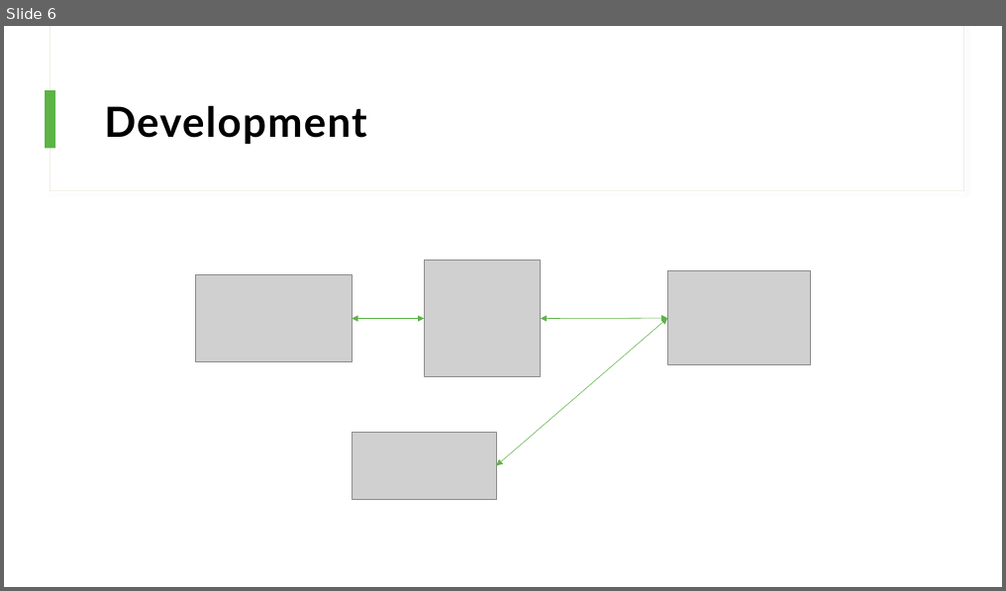
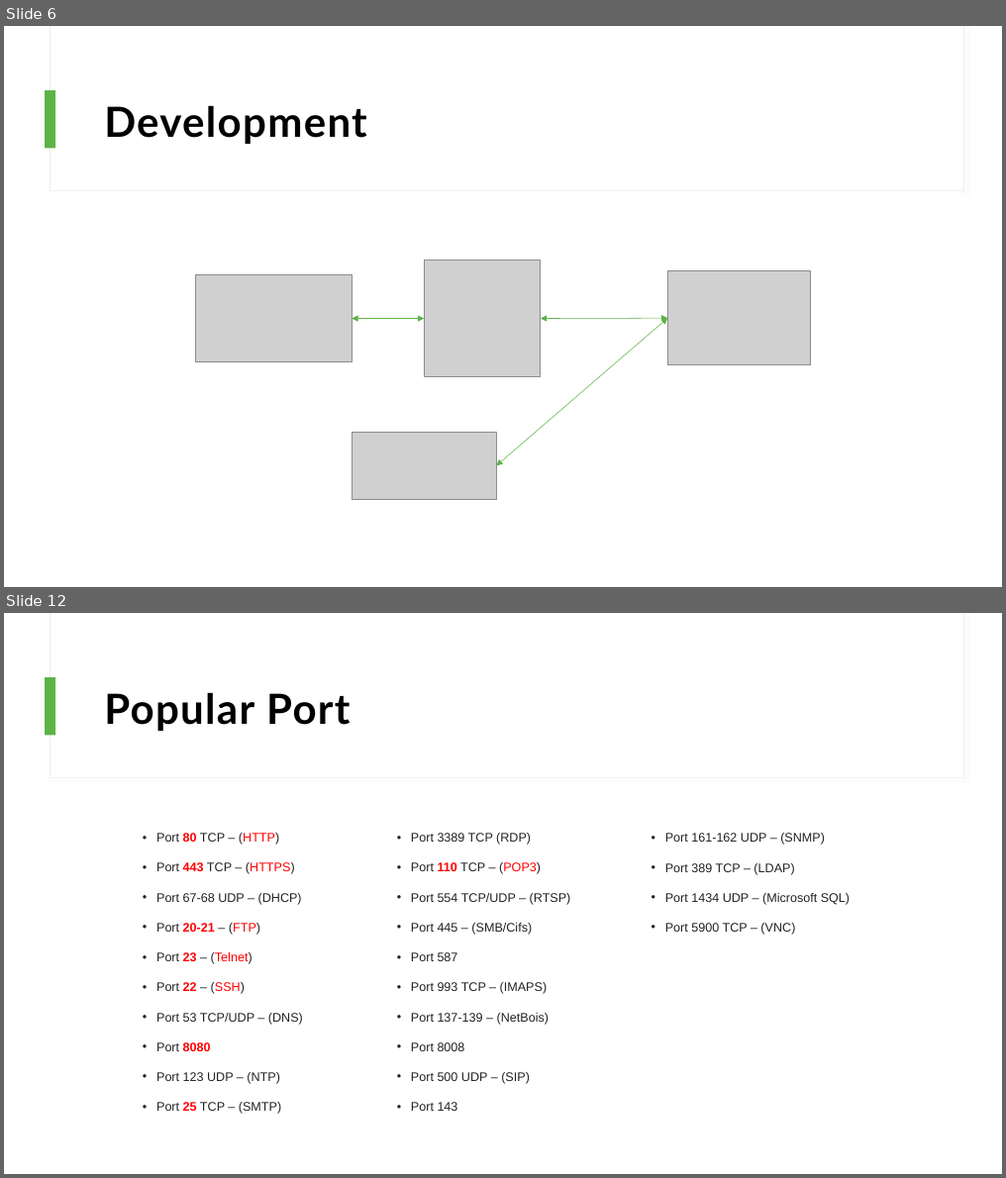
Before and after one commit to icesnake72/Java_Study, a slide deck: 수업목표.pptx. Shown one above the other, each under a label of ours: slide 6 before the commit, slides 6 and 12 after it; the slides between them are not shown. The pictures are 1006x591 and 1006x1178 pixels, drawn with LibreOffice and Linux fonts; fonts in the diff are those of the drawing; grey boxes stand for pictures. Boxes give left, top, right and bottom in pixels: in the first picture for what was removed or moved away, otherwise in the second. Text is boxed around its words. In the diff, an @@ line names an element or a change of style, - is before the commit and + after.

```diff
--- a/수업목표.pptx
+++ b/수업목표.pptx
@@ slide 12 added at (4, 613, 1002, 1174), background #FFFFFF; not listed: 3 template elements that a slide beside it also shows @@
@@ title added at (104, 692, 350, 731), 40 pt, text #000000, bold @@
+Popular Port
@@ text added at (156, 833, 303, 1114), 12 pt, text #222222 @@
+• Port 80 TCP – (HTTP)
+• Port 443 TCP – (HTTPS)
+• Port 67-68 UDP – (DHCP)
+• Port 20-21 – (FTP)
+• Port 23 – (Telnet)
+• Port 22 – (SSH)
+• Port 53 TCP/UDP – (DNS)
+• Port 8080
+• Port 123 UDP – (NTP)
+• Port 25 TCP – (SMTP)
@@ text added at (411, 833, 571, 1111), 12 pt, text #222222 @@
+• Port 3389 TCP (RDP)
+• Port 110 TCP – (POP3)
+• Port 554 TCP/UDP – (RTSP)
+• Port 445 – (SMB/Cifs)
+• Port 587
+• Port 993 TCP – (IMAPS)
+• Port 137-139 – (NetBois)
+• Port 8008
+• Port 500 UDP – (SIP)
+• Port 143
@@ text added at (665, 833, 849, 935), 12 pt, text #222222 @@
+• Port 161-162 UDP – (SNMP)
+• Port 389 TCP – (LDAP)
+• Port 1434 UDP – (Microsoft SQL)
+• Port 5900 TCP – (VNC)
```
Also in this commit, not shown: 1 slide changed, 5 other slides added.
